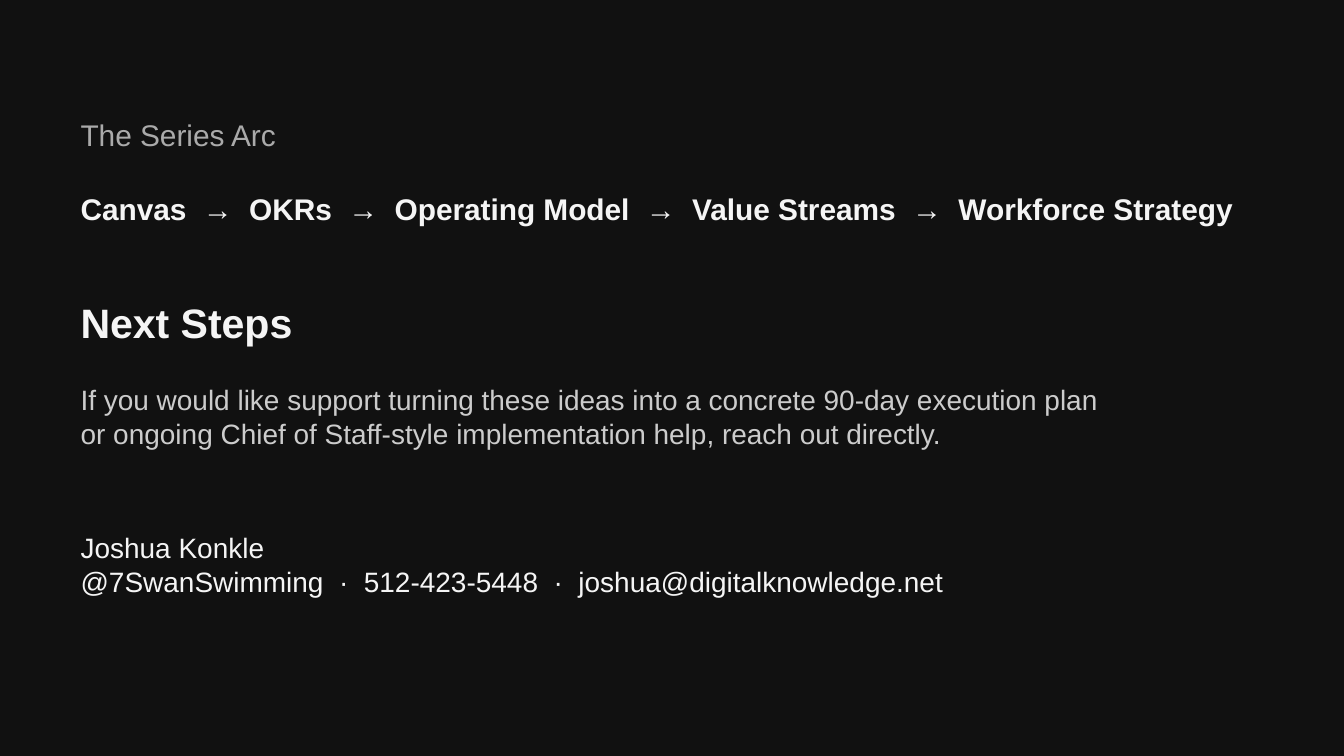
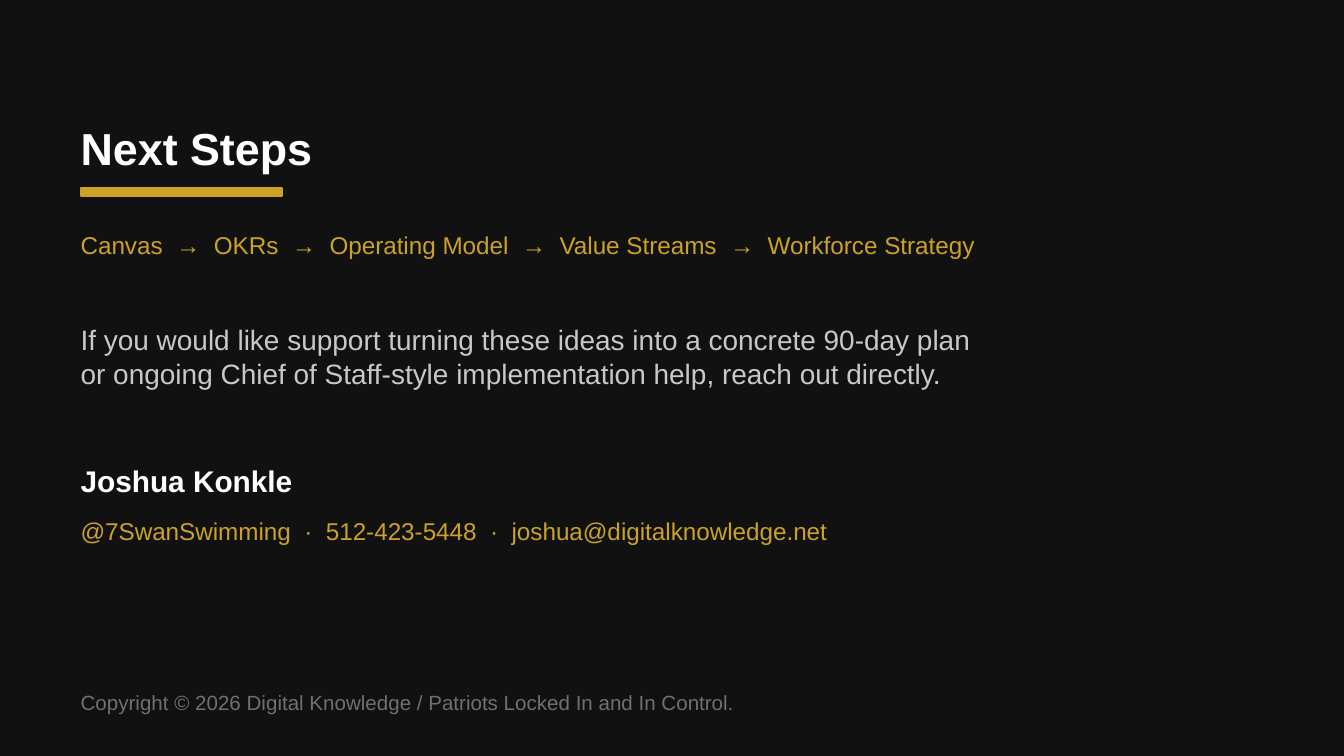
Before and after one commit to joshuakonkle/Hamilton-System, a slide deck: slide 12 of docs/webinar-resources/Module2-BMC-American-System-Hamiltonian-OKRs.pptx. Drawn at 1344x756 pixels with LibreOffice and Linux fonts; fonts in the diff are those of the drawing. Boxes give left, top, right and bottom in pixels: in the first picture for what was removed or moved away, otherwise in the second. Text is boxed around its words. In the diff, an @@ line names an element or a change of style, - is before the commit and + after.

Commit message:
design v2 added to these
no material content changes, only design elements to match the company design guide as applied to the EOS files first.

```diff
--- a/docs/webinar-resources/Module2-BMC-American-System-Hamiltonian-OKRs.pptx
+++ b/docs/webinar-resources/Module2-BMC-American-System-Hamiltonian-OKRs.pptx
@@ background #111111 to #FFFFFF @@
@@ rectangle added at (0, 0, 1344, 755), fill #111111, outline #111111 1 pt @@
@@ text "Next Steps": place and size @@
-text "Next Steps" at (81, 309, 293, 347)
+text "Next Steps" at (81, 133, 312, 174)
@@ text "Next Steps" at (81, 133, 312, 174): size 22 to 24 pt, text colour #F5F5F5 to #FFFFFF @@
@@ text removed at (81, 124, 276, 147) @@
-The Series Arc
@@ rectangle added at (81, 188, 282, 196), fill #C9A227, outline #C9A227 1 pt @@
@@ text "Canvas → OKRs → Operating ...": place and size @@
-text "Canvas → OKRs → Operating ..." at (81, 198, 1232, 225)
+text "Canvas → OKRs → Operating ..." at (81, 236, 974, 259)
@@ text "Canvas → OKRs → Operating ..." at (81, 236, 974, 259): size 16 to 13 pt, text colour #F5F5F5 to #C9A227, bold off @@
@@ text "If you would like support ...": place and size @@
-text "If you would like support ..." at (81, 389, 1097, 449)
+text "If you would like support ..." at (81, 329, 970, 389)
@@ text at (81, 329, 970, 355): text changed; text colour #CCCCCC to #C8C8C8 @@
-If you would like support turning these ideas into a concrete 90-day execution plan
+If you would like support turning these ideas into a concrete 90-day plan
@@ text at (81, 363, 940, 389): text colour #CCCCCC to #C8C8C8 in "or ongoing Chief of Staff-style implementation help, ..." @@
@@ text added at (81, 470, 292, 493), 16 pt, text #FFFFFF, bold @@
+Joshua Konkle
@@ text at (81, 537, 265, 559): paragraph removed @@
-Joshua Konkle
@@ text "@7SwanSwimming · 512-423-5448 · joshua@digitalknowledge.net" at (81, 522, 827, 545): size 15 to 13 pt, text colour #F5F5F5 to #C9A227 @@
@@ text added at (81, 695, 733, 714), 11 pt, text #707070 @@
+Copyright © 2026 Digital Knowledge / Patriots Locked In and In Control.
```
Also in this commit, not shown: 11 other slides changed, 9 other files.
